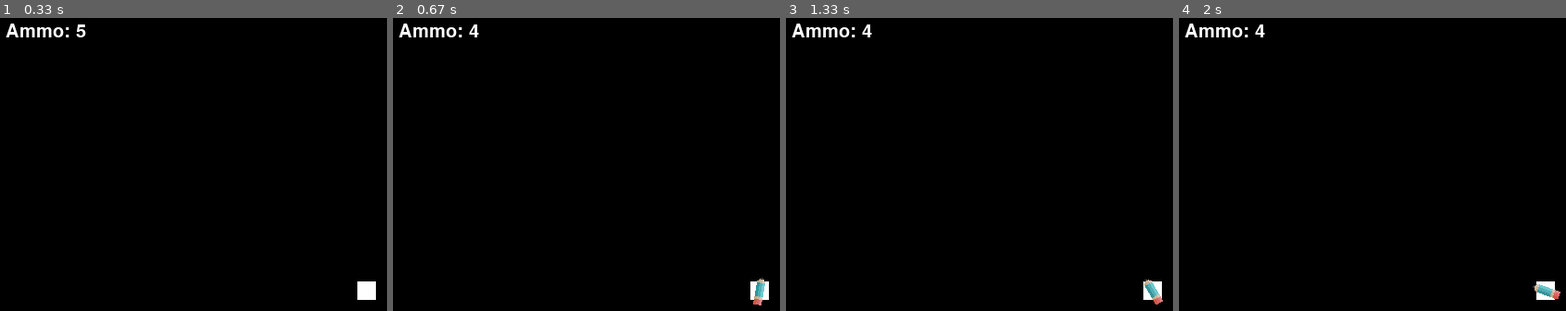
Above: before the commit, frames 1-4 (left to right).
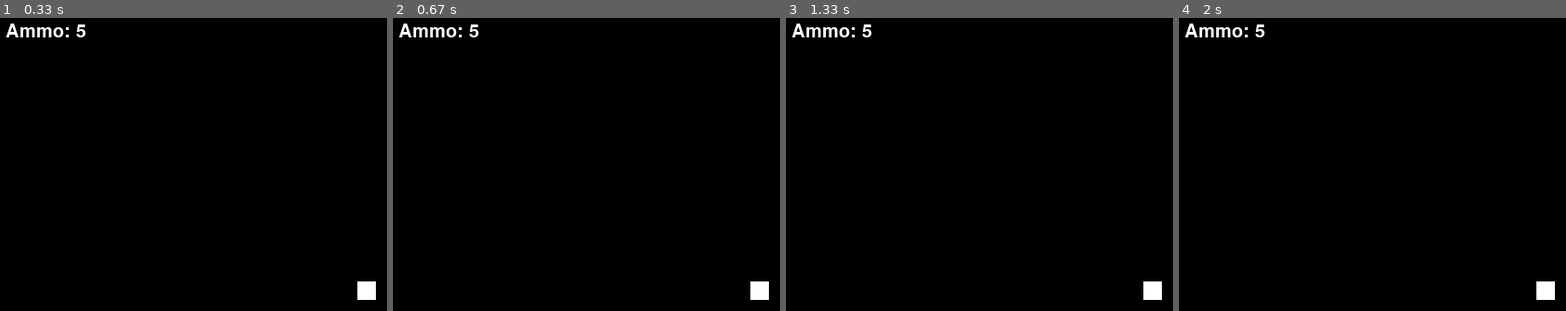
Above: after the commit, the same moments.

Repository: Juwek/pygame-project
Game: pygame game, started from Scripts/Shooting.py
Two runs of this game, one before a commit and one after it. Both use one fixed random seed, a clock stepped at 60 frames per second and the inputs below.
Inputs (mouse positions are in pixels of both pictures, inside the frame that each line leads up to):
- Up to frame 1 (0.33 s): no input
- Up to frame 2 (0.67 s): click (760, 290) at 0.38 s
- Up to frame 3 (1.33 s): no input
- Up to frame 4 (2 s): no input

Frame 1 is identical in both runs. In frame 2, 0.3% of the frame differs, in the area x 19-97%, y 2-99%; in frame 3, 0.3%; in frame 4, 0.3%.

Commit message:
develop spawn enemies

Diff:
--- a/Scripts/Enemy.py
+++ b/Scripts/Enemy.py
@@ -7,16 +7,20 @@
         super().__init__(*group)
         self.image = load_image(path)
         self.rect = self.image.get_rect()
+        self.rect.x = start_pos[0]
+        self.rect.y = start_pos[1]
         self.x = start_pos[0]
         self.y = start_pos[1]
-        self.speed = 2
+        self.speed = 1.4
 
     def draw(self, player_pos, player_rect):
-        self.rect.x = self.x - player_pos[0]
-        self.rect.y = self.y - player_pos[1]
+        self.player_x = player_pos[0]
+        self.player_y = player_pos[1]
         self.player_rect_x = player_rect[0]
         self.player_rect_y = player_rect[1]
-        self.player_rect = player_rect
+
+        self.rect.x = self.x - self.player_x
+        self.rect.y = self.y - self.player_y
 
     def update(self):
         if self.rect.x < self.player_rect_x:
@@ -27,7 +31,6 @@
             self.y += self.speed
         if self.rect.y > self.player_rect_y:
             self.y -= self.speed
-        #fveh
 
     def check_colliders(self, player_rect):
-        return pygame.rect.colliderect(self.player_rect)
+        return self.rect.colliderect(player_rect)
--- a/Scripts/Map.py
+++ b/Scripts/Map.py
@@ -1,15 +1,17 @@
 import pygame
 from extensions import load_image
-from constants import WIDTH, HEIGHT
+from random import choice
 
 
 class Map(pygame.sprite.Sprite):
-    def __init__(self, path, speed, *group):
+    def __init__(self, map, pos: tuple[int, int], speed, *group):
         super().__init__(*group)
-        self.image = load_image(path)
+        self.path = [['maps/1.png', 'maps/2.png', 'maps/3.png', 'maps/4.png', 'maps/5.png', 'maps/6.png'], []]
+        # self.image = load_image(self.path[map][choice(range(0, len(self.path[map]) - 1))])
+        self.image = load_image(self.path[0][0])
         self.rect = self.image.get_rect()
-        self.rect.x = -self.image.get_width() / 2
-        self.rect.y = -self.image.get_height() / 2
+        self.rect.x = pos[0]
+        self.rect.y = pos[1]
         self.speed = speed
 
     def update(self):
--- /dev/null
+++ b/Scripts/Picture.py
@@ -0,0 +1,11 @@
+import pygame
+from extensions import load_image
+
+
+class Picture(pygame.sprite.Sprite):
+    def __init__(self, path, pos: tuple[int, int], size: tuple[int, int], *group):
+        super().__init__(*group)
+        self.image = pygame.transform.scale(load_image(path), (size[0], size[1]))
+        self.rect = self.image.get_rect()
+        self.rect.x = pos[0]
+        self.rect.y = pos[1]
--- a/main.py
+++ b/main.py
@@ -1,9 +1,12 @@
+from random import choice
+
 import pygame
 from constants import WIDTH, HEIGHT, FPS
 from Scripts.Button import Button
 from Scripts.Player import Player
 from Scripts.Map import Map
 from Scripts.Enemy import Enemy
+from Scripts.Picture import Picture
 
 state = 0
 game = True
@@ -12,7 +15,8 @@
 def show_start_window(screen, group):
     global state, game
     clock = pygame.time.Clock()
-    play_button = Button("pictures/button1.png", WIDTH / 2 - 250, HEIGHT / 2 - 125,
+    Picture("maps/1.png", (0, 0), (1000, 800), group)
+    play_button = Button("pictures/buttons/button1.png", WIDTH / 2 - 250, HEIGHT / 2 - 125,
                          500, 250, group)
 
     running = True
@@ -34,7 +38,7 @@
 def show_lobby_window(screen, group):
     global state, game
     clock = pygame.time.Clock()
-    start_button = Button("pictures/button2.png", WIDTH - 250, HEIGHT - 150,
+    start_button = Button("pictures/buttons/button2.png", WIDTH - 250, HEIGHT - 150,
                           200, 100, group)
 
     running = True
@@ -44,7 +48,7 @@
             if event.type == pygame.QUIT:
                 running = False
                 game = False
-            if start_button.is_clicked(event):
+            elif start_button.is_clicked(event):
                 state = 2
                 running = False
 
@@ -53,15 +57,27 @@
         clock.tick(FPS)
 
 
-def show_main_window(screen, group):
-    """Здесь нужно добавить динамическое появление врагов через pygame.timer
-        и добавлять их в список. Так же нужно сделать список путей картинок врагов"""
+"""главный цикл самой игры"""
+def show_main_window(screen, group, map):
     global state, game
     clock = pygame.time.Clock()
-    world_map = Map("maps/map1.png", 3, group)
+    group_map = pygame.sprite.Group()
+    world_map = Map(map, (0, 0), 3, group_map)
     player = Player(world_map.speed, group)
+
     enemies = []
-    enemies.append(Enemy("pictures/poker.png", (0, 400), group))
+    limit_spawn = 300
+    #координаты спавна врагов за пределами экрана (не доделано)
+    x = [i for i in range(-limit_spawn, WIDTH + limit_spawn + 1)
+         if (-limit_spawn <= i <= -80) or (WIDTH + 80 <= i <= WIDTH + limit_spawn + 1)]
+    y = [i for i in range(-limit_spawn, HEIGHT + limit_spawn + 1)
+         if (-limit_spawn <= i <= -80) or (HEIGHT + 80 <= i <= HEIGHT + limit_spawn + 1)]
+
+    enemy_time_spawn = 10                                           #время спавна врага в млсек
+    enemy_timer = pygame.USEREVENT + 1
+    pygame.time.set_timer(enemy_timer, enemy_time_spawn)            #таймер для спавна врага
+    wave_timer = pygame.USEREVENT + 2
+    pygame.time.set_timer(wave_timer, 20000)                  #таймер для снижения времени спавна врага
 
     running = True
     while running:
@@ -70,10 +86,20 @@
             if event.type == pygame.QUIT:
                 running = False
                 game = False
+            elif event.type == enemy_timer:
+                ex, ey = choice(x), choice(y)
+                enemies.append(Enemy("pictures/enemies/poker.png",
+                                     (ex, ey), group))
+            elif event.type == wave_timer:
+                #снижается время спавна врага на 10% и обновляется таймер
+                enemy_time_spawn -= enemy_time_spawn * 10 / 100
+                pygame.time.set_timer(enemy_timer, int(enemy_time_spawn))
 
-        group.draw(screen)
+        group_map.draw(screen)
+        group_map.update()
         for enemy in enemies:
             enemy.draw((player.x, player.y), (player.rect.x, player.rect.y))
+        group.draw(screen)
         group.update()
         pygame.display.flip()
         clock.tick(FPS)
@@ -101,7 +127,7 @@
         elif state == 1:
             show_lobby_window(screen, lobby_group)
         elif state == 2:
-            show_main_window(screen, main_group)
+            show_main_window(screen, main_group, 0)
 
         pygame.display.flip()
         clock.tick(FPS)
Renamed: data/pictures/button1.png -> data/pictures/buttons/button1.png
Renamed: data/pictures/button2.png -> data/pictures/buttons/button2.png
Renamed: data/pictures/crazy.png -> data/pictures/enemies/crazy.png
Renamed: data/pictures/devil.png -> data/pictures/enemies/devil.png
Renamed: data/pictures/poker.png -> data/pictures/enemies/poker.png
Renamed: Scripts/1.png -> data/pictures/pencils/1.png
Renamed: Scripts/10.png -> data/pictures/pencils/10.png
Renamed: Scripts/2.png -> data/pictures/pencils/2.png
Renamed: Scripts/3.png -> data/pictures/pencils/3.png
Renamed: Scripts/4.png -> data/pictures/pencils/4.png
Renamed: Scripts/5.png -> data/pictures/pencils/5.png
Renamed: Scripts/6.png -> data/pictures/pencils/6.png
(and 3 more such lines)
